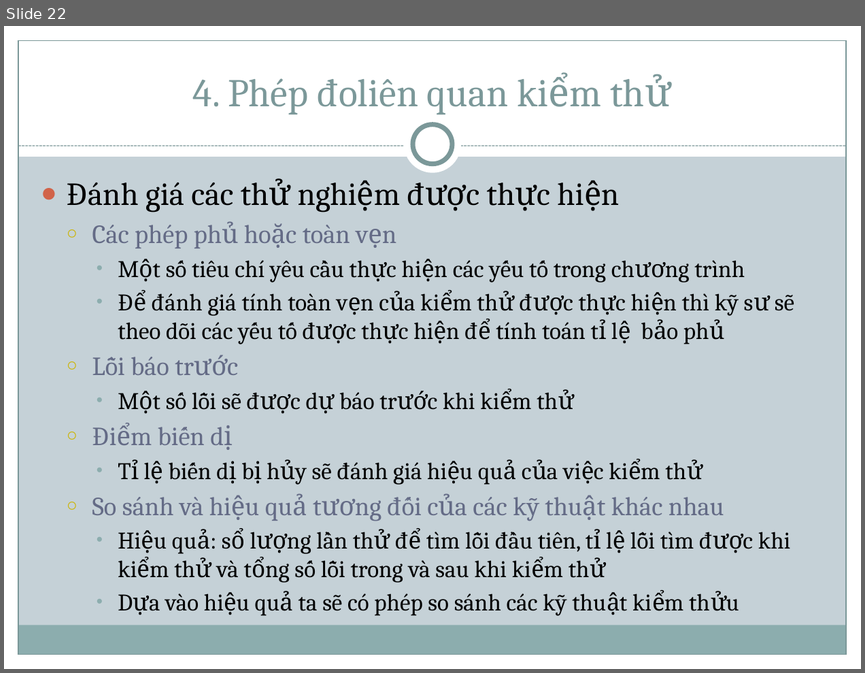
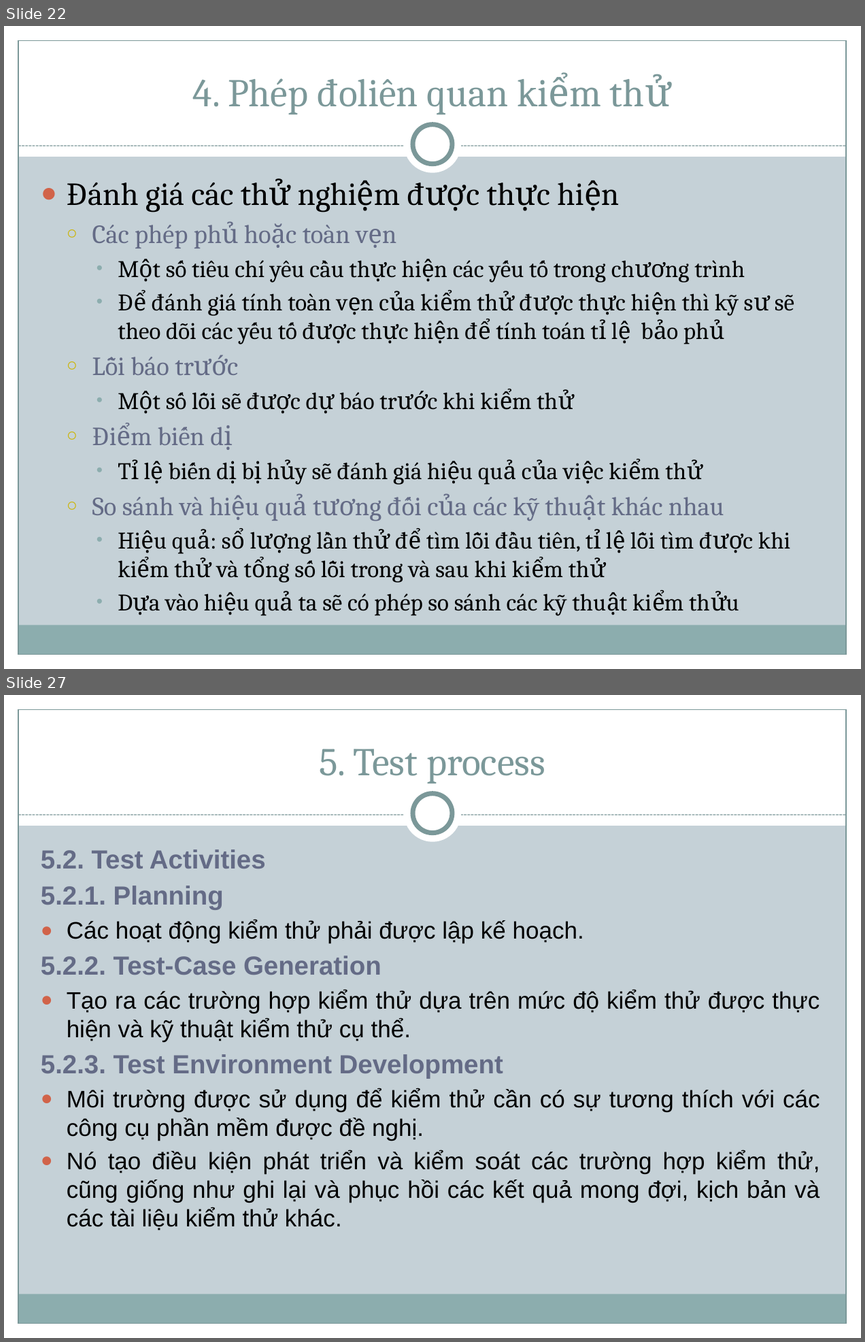
Before and after one commit to thienphamvan/chapter4, a slide deck: Slide/Chap 4 - Sofware Testing.pptx. Shown one above the other, each under a label of ours: slide 22 before the commit, slides 22 and 27 after it; the slides between them are not shown. The pictures are 865x673 and 865x1342 pixels, drawn with LibreOffice and Linux fonts; fonts in the diff are those of the drawing. Boxes give left, top, right and bottom in pixels: in the first picture for what was removed or moved away, otherwise in the second. Text is boxed around its words. In the diff, an @@ line names an element or a change of style, - is before the commit and + after.

```diff
--- a/Slide/Chap 4 - Sofware Testing.pptx
+++ b/Slide/Chap 4 - Sofware Testing.pptx
@@ slide 27 added at (4,695,861,1338), background #C5D1D7; not listed: 9 template elements that a slide beside it also shows @@
@@ title added at (319,749,545,783), 33 pt, text #7C999A @@
+5. Test process
@@ text added at (41,849,820,1230), 20 pt, text #000000 @@
+  5.2. Test Activities
+  5.2.1. Planning
+● Các hoạt động kiểm thử phải được lập kế hoạch.
+  5.2.2. Test-Case Generation
+● Tạo ra các trường hợp kiểm thử dựa trên mức độ kiểm thử được thực hiện và kỹ thuật kiểm thử cụ thể.
+  5.2.3. Test Environment Development
+  ● Môi trường được sử dụng để kiểm thử cần có sự tương thích với các công cụ phần mềm được đề nghị.
+  ● Nó tạo điều kiện phát triển và kiểm soát các trường hợp kiểm thử, cũng giống như ghi lại và phục hồi các kết quả mong đợi, kịch bản và các tài liệu kiểm thử khác.
```
Also in this commit, not shown: 10 other slides added.
